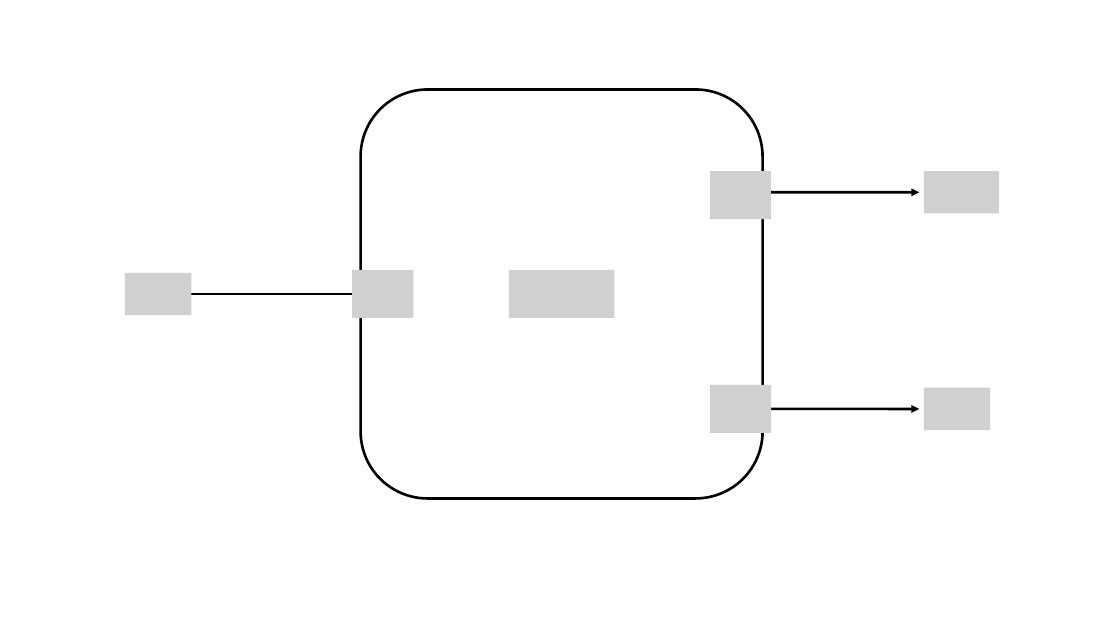
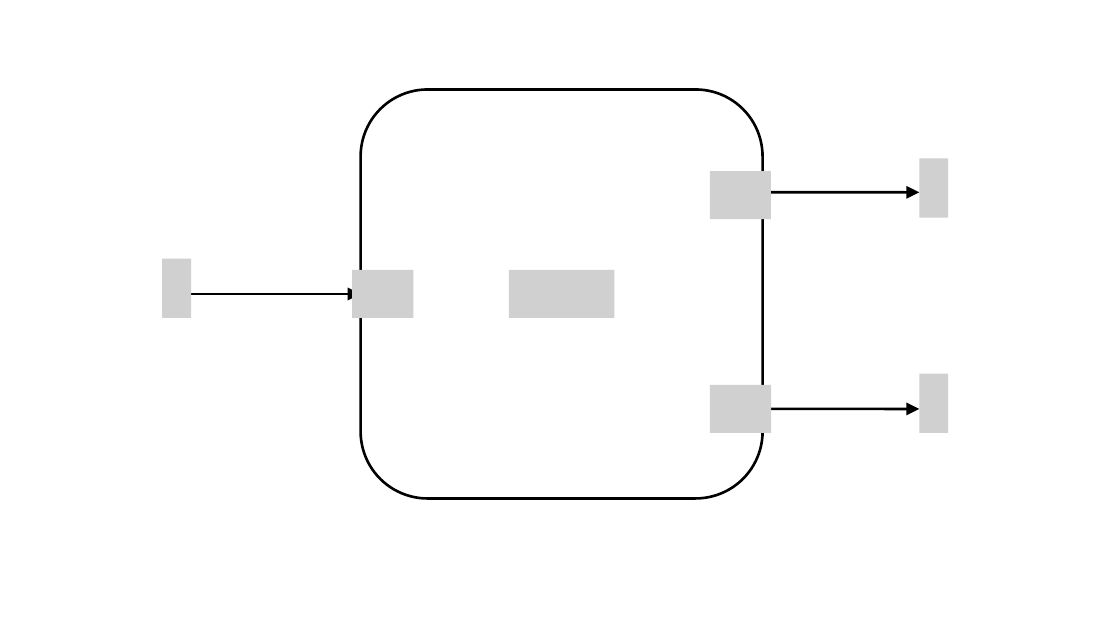
Before and after one commit to romilpatel/LinkPlanner, a slide deck: slide 1 of doc/tex/lib/fork/figures/fork.pptx. Drawn at 1120x630 pixels with LibreOffice and Linux fonts; fonts in the diff are those of the drawing; grey boxes stand for pictures. Boxes give left, top, right and bottom in pixels: in the first picture for what was removed or moved away, otherwise in the second. Text is boxed around its words. In the diff, an @@ line names an element or a change of style, - is before the commit and + after.

```diff
--- a/doc/tex/lib/fork/figures/fork.pptx
+++ b/doc/tex/lib/fork/figures/fork.pptx
@@ picture added at (x1=919, y1=158, x2=948, y2=218) @@
@@ picture removed at (x1=924, y1=171, x2=1000, y2=213) @@
@@ picture resized from (x1=125, y1=273, x2=192, y2=315) to (x1=162, y1=259, x2=191, y2=318) @@
@@ picture added at (x1=919, y1=374, x2=948, y2=434) @@
@@ picture removed at (x1=924, y1=388, x2=991, y2=430) @@
```
Also in this commit, not shown: 20 other files.
